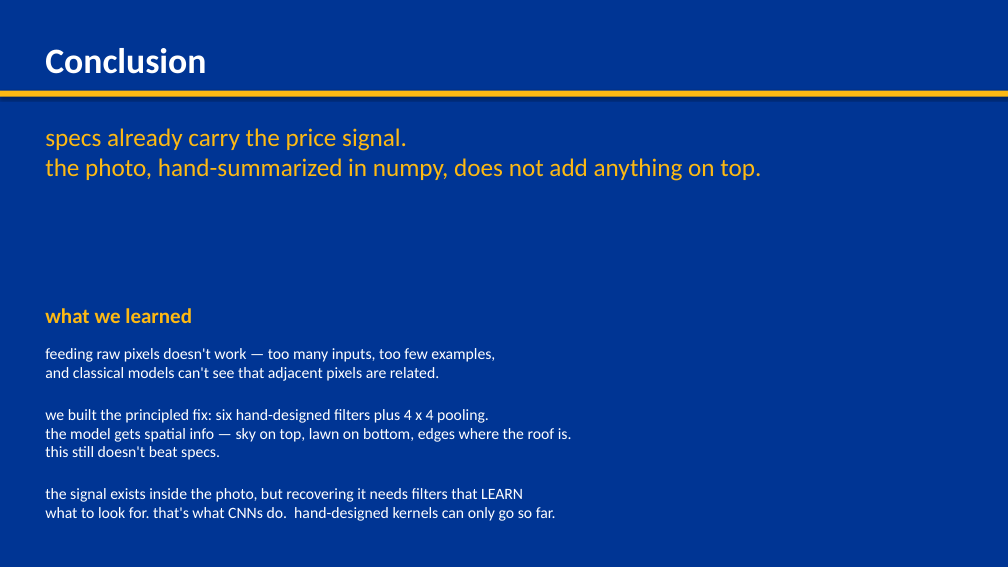
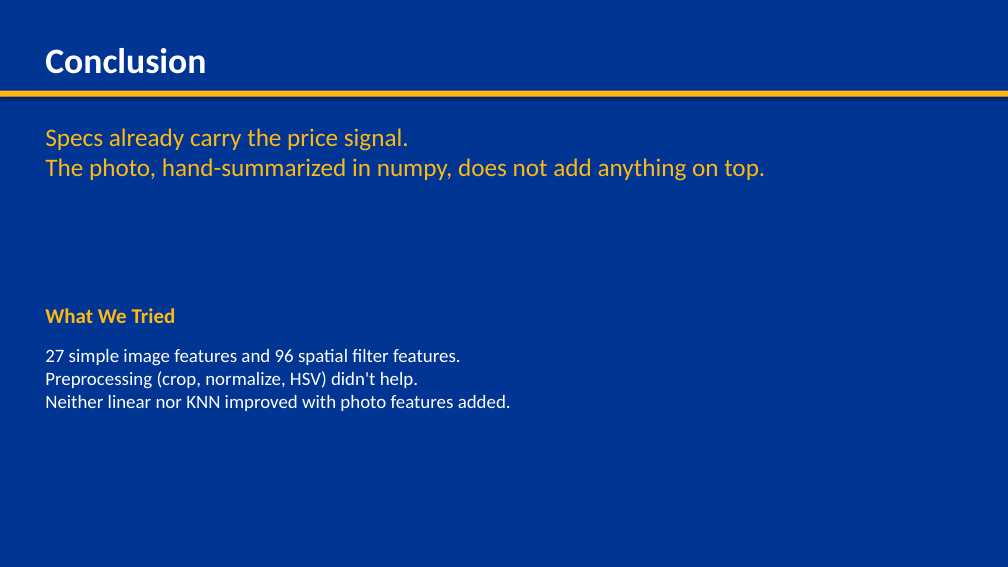
Before and after one commit to Noah-Gallego/house-price-4450-final, a slide deck: slide 28 of HousePrice_Final_Project.pptx (slide 25 before the commit). Drawn at 1008x567 pixels with LibreOffice and Linux fonts; fonts in the diff are those of the drawing. Boxes give left, top, right and bottom in pixels: in the first picture for what was removed or moved away, otherwise in the second. Text is boxed around its words. In the diff, an @@ line names an element or a change of style, - is before the commit and + after.

```diff
--- a/HousePrice_Final_Project.pptx
+++ b/HousePrice_Final_Project.pptx
@@ text at (x1=45, y1=128, x2=765, y2=181): text changed @@
-specs already carry the price signal.
-the photo, hand-summarized in numpy, does not add anything on top.
+Specs already carry the price signal.
+The photo, hand-summarized in numpy, does not add anything on top.
@@ text at (x1=45, y1=308, x2=176, y2=323): text changed @@
-what we learned
+What We Tried
@@ text at (x1=45, y1=349, x2=511, y2=411): text changed; size 15 to 18 pt @@
-feeding raw pixels doesn't work — too many inputs, too few examples,
-and classical models can't see that adjacent pixels are related.
-we built the principled fix: six hand-designed filters plus 4 x 4 pooling.
-the model gets spatial info — sky on top, lawn on bottom, edges where the roof is.
-this still doesn't beat specs.
-the signal exists inside the photo, but recovering it needs filters that LEARN
-what to look for. that's what CNNs do. hand-designed kernels can only go so far.
+27 simple image features and 96 spatial filter features.
+Preprocessing (crop, normalize, HSV) didn't help.
+Neither linear nor KNN improved with photo features added.
```
Also in this commit, not shown: 22 other slides changed, 5 slides added, 2 slides removed, 9 other files.
